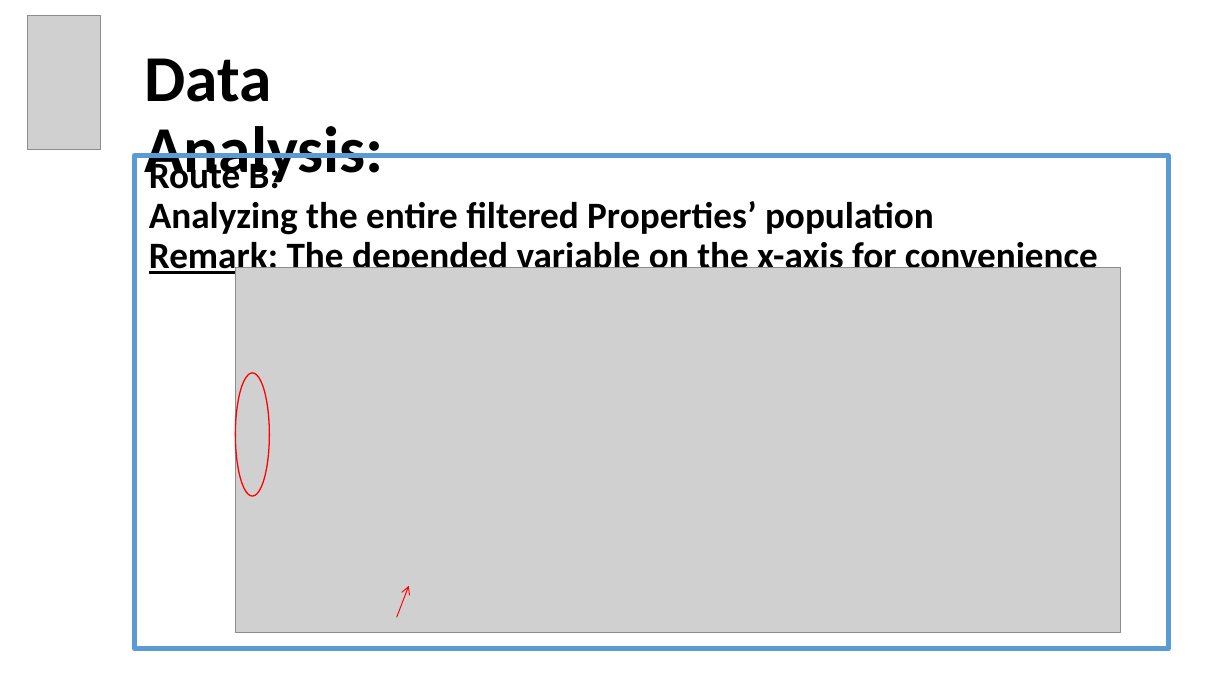
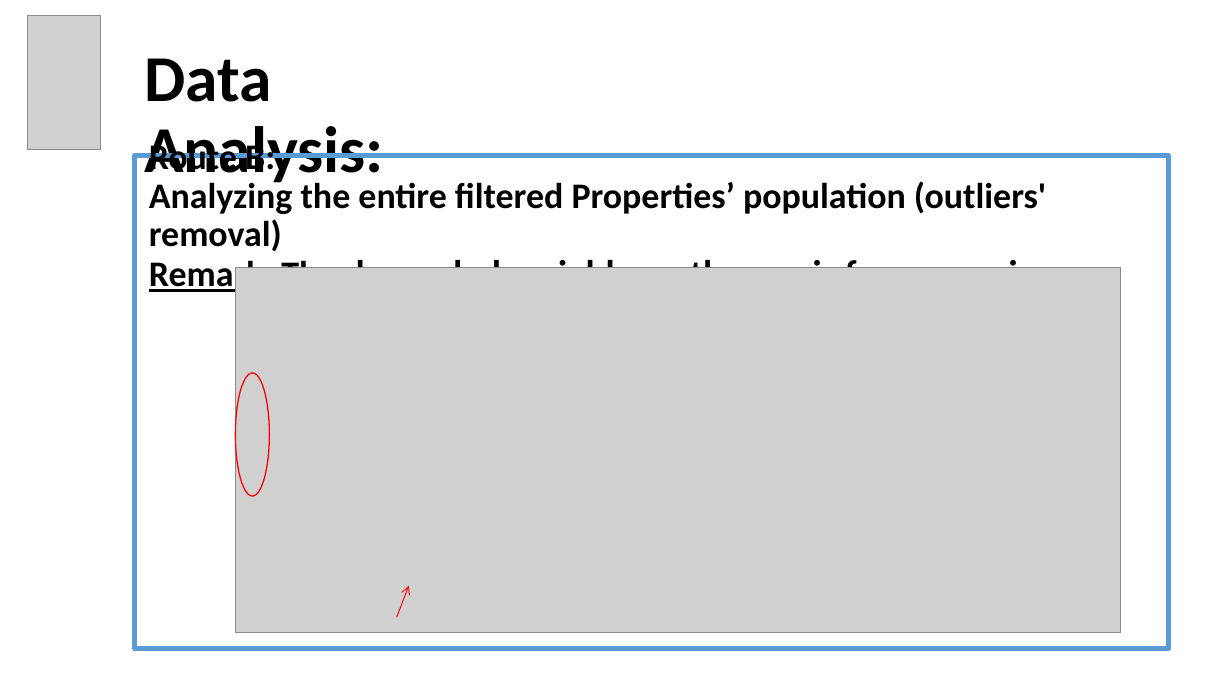
Before and after one commit to EyalVultz/Fianl-Project-Data-Analyst-Program-Hebrew-University-of-Jerusalem-Class-4-Group-2, a slide deck: slide 12 of Final Project Data Analyst Program Hebrew University of Jerusalem Class No. 4 Group 2.pptx. Drawn at 1232x693 pixels with LibreOffice and Linux fonts; fonts in the diff are those of the drawing; grey boxes stand for pictures. Boxes give left, top, right and bottom in pixels: in the first picture for what was removed or moved away, otherwise in the second. Text is boxed around its words. In the diff, an @@ line names an element or a change of style, - is before the commit and + after.

```diff
--- a/Final Project Data Analyst Program Hebrew University of Jerusalem Class No. 4 Group 2.pptx
+++ b/Final Project Data Analyst Program Hebrew University of Jerusalem Class No. 4 Group 2.pptx
@@ text at (149,139,1091,296): size 29 to 28 pt in "Route B:", "Remark: The" @@
@@ text at (149,178,1046,252): text changed; size 29 to 28 pt @@
-Analyzing the entire filtered Properties’ population
+Analyzing the entire filtered Properties’ population (outliers' removal)
```
Also in this commit, not shown: 9 other slides changed.
